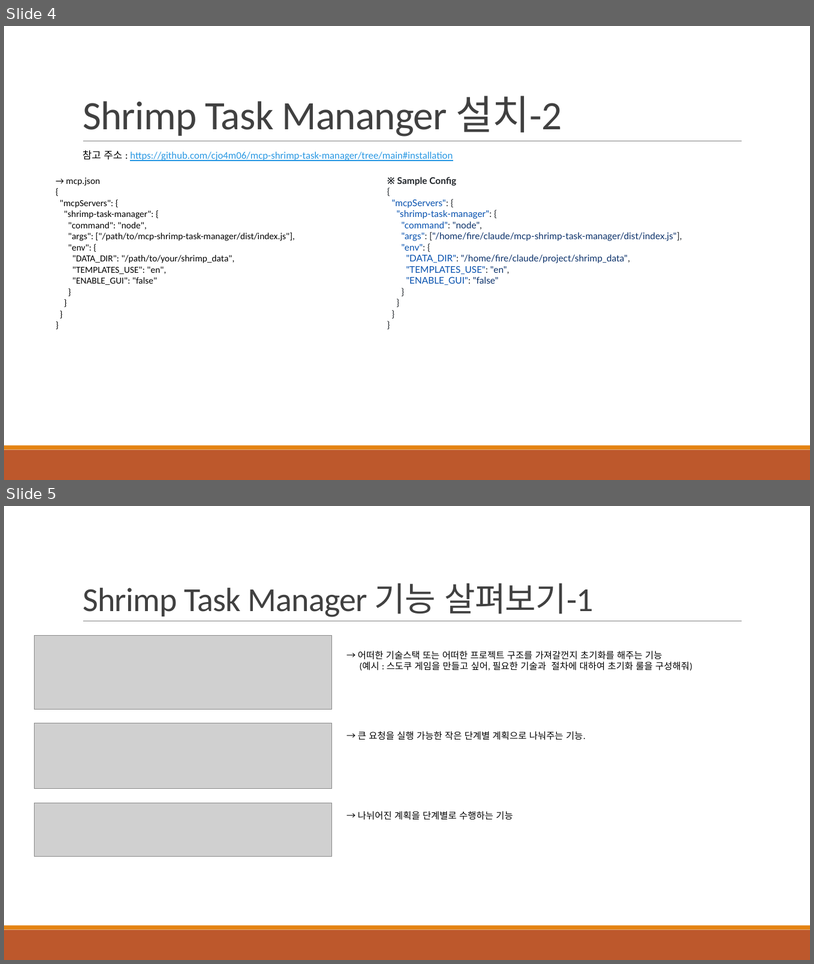
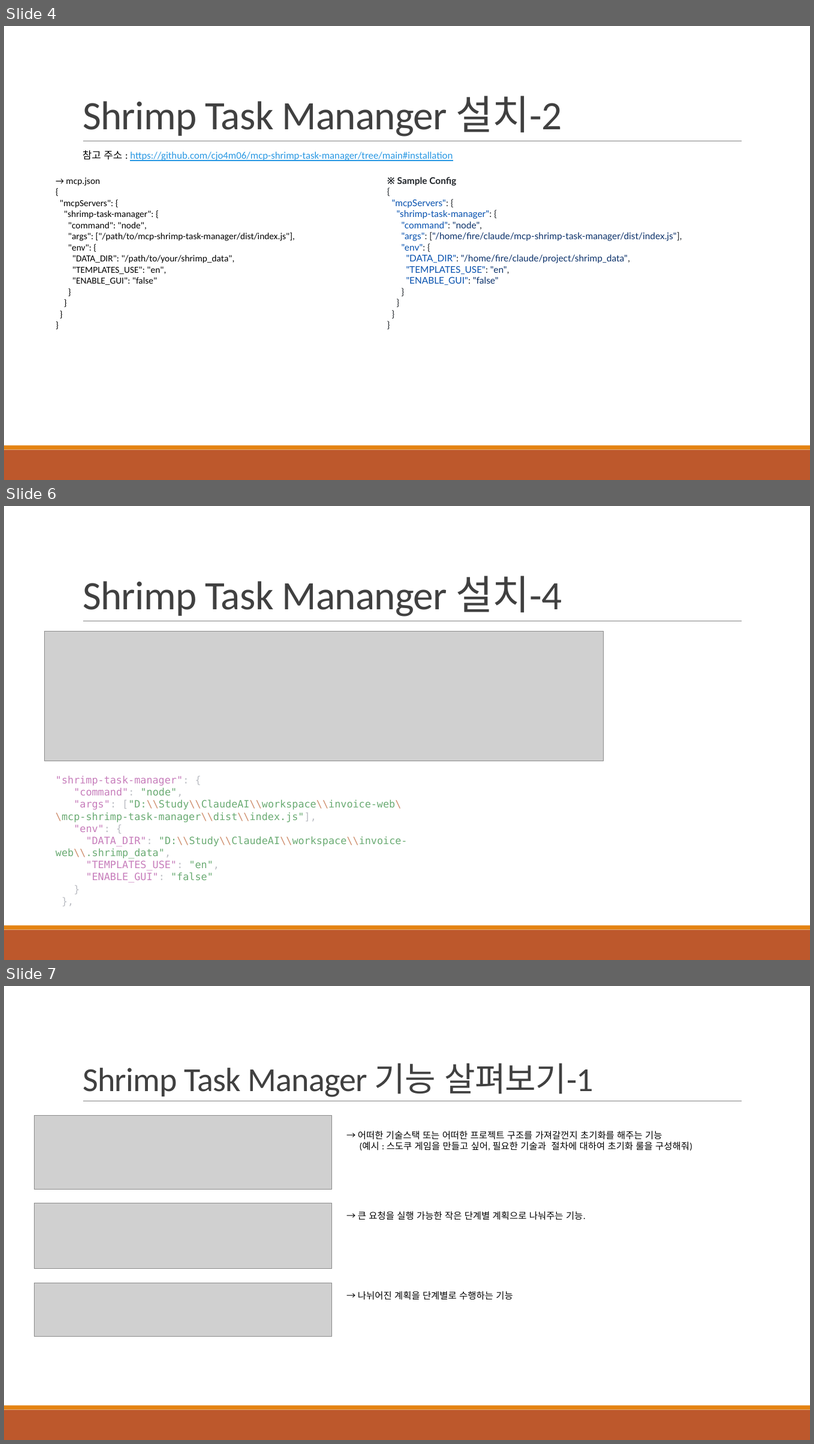
Before and after one commit to khb3025/study-claude-code, a slide deck: PPT정리/28. Shrimp Task Master AI.pptx. Shown one above the other, each under a label of ours: slides 4 and 5 before the commit, slides 4, 6 and 7 after it; the slides between them are not shown. The pictures are 814x964 and 814x1444 pixels, drawn with LibreOffice and Linux fonts; fonts in the diff are those of the drawing; grey boxes stand for pictures. Boxes give left, top, right and bottom in pixels: in the first picture for what was removed or moved away, otherwise in the second. Text is boxed around its words. In the diff, an @@ line names an element or a change of style, - is before the commit and + after.

Commit message:
shrimp-task manager 설치 (공식)

```diff
--- a/PPT정리/28. Shrimp Task Master AI.pptx
+++ b/PPT정리/28. Shrimp Task Master AI.pptx
@@ slide 6 added at <box>4,506,810,960</box>, background #FFFFFF; not listed: 3 template elements that a slide beside it also shows @@
@@ title added at <box>83,576,562,616</box>, 48 pt, text #404040 @@
+Shrimp Task Mananger 설치-4
@@ picture added at <box>45,631,604,760</box> @@
@@ text added at <box>56,775,408,882</box>, 12 pt, text #6AAB73 @@
+"shrimp-task-manager": {
+"command": "node",
+"args": ["D:\\Study\\ClaudeAI\\workspace\\invoice-web\\mcp-shrimp-task-manager\\dist\\index.js"],
+"env": {
+"DATA_DIR": "D:\\Study\\ClaudeAI\\workspace\\invoice-web\\.shrimp_data",
+"TEMPLATES_USE": "en",
+"ENABLE_GUI": "false"
+}
+},
@@ what was slide 5 is now slide 7 @@
```
Also in this commit, not shown: 1 other slide added, 7 other files.
